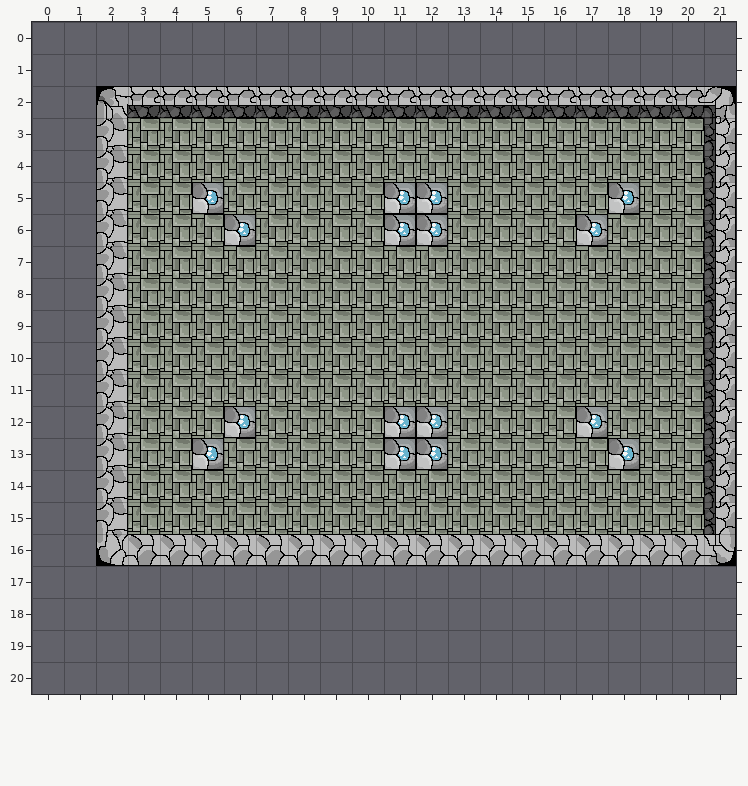
An edit to a level. Tiled map (JSON), assets/maps/BossRoom.json. That is the earlier state.
Cells are 32x32 px. Shown: x 0..21, y 0..20. The old version is drawn lined up with the new one.
And afterwards:
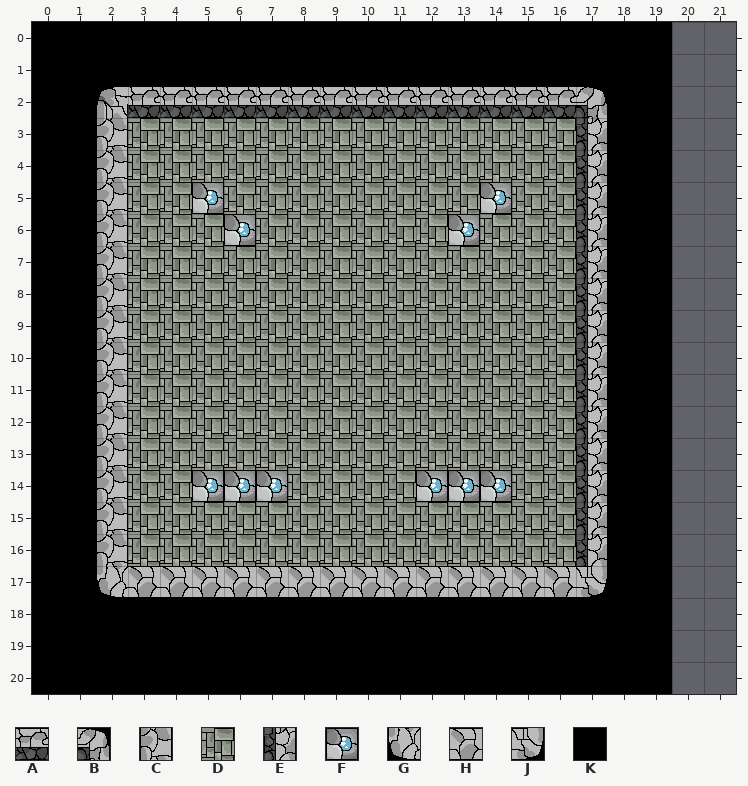
Key: from "Tileset1": A 1, B 2, C 4, D 5, E 6, F 7, G 8, H 9, J 10; from "tileset1": K 3.
_ is an empty cell, # one hidden under a higher layer, . an unchanged one.
Edits made:
map size 20x15 -> 20x21 cells (old content now starts at 2,2; both pictures use the new coordinates)
--- layer "Floor"
@@ x 0..21 @@
- 0 ____________________..
- 1 ____________________..
- 2 __................####
- 3 __................DDD#
- 4 __................DDD#
- 5 __................#DD#
- 6 __................DDD#
- 7 __................DDD#
- 8 __................DDD#
- 9 __................DDD#
-10 __................DDD#
-11 __................DDD#
-12 __................DDD#
-13 __................#DD#
-14 __................DDD#
-15 __................DDD#
-16 __................####
-17 __................__..
-18 ____________________..
-19 ____________________..
-20 ____________________..
+ 0 KKKKKKKKKKKKKKKKKKKK..
+ 1 KKKKKKKKKKKKKKKKKKKK..
+ 2 KK................KK__
+ 3 KK................KK__
+ 4 KK................KK__
+ 5 KK................KK__
+ 6 KK................KK__
+ 7 KK................KK__
+ 8 KK................KK__
+ 9 KK................KK__
+10 KK................KK__
+11 KK................KK__
+12 KK................KK__
+13 KK................KK__
+14 KK................KK__
+15 KK................KK__
+16 KK................KK__
+17 KK................KK..
+18 KKKKKKKKKKKKKKKKKKKK..
+19 KKKKKKKKKKKKKKKKKKKK..
+20 KKKKKKKKKKKKKKKKKKKK..
--- layer "Walls"
@@ x 2..21 @@
- 2 ...............AAAAB
- 3 ..............._...E
- 4 ..............._...E
- 5 .........FF._.._F..E
- 6 .........FF_...F...E
- 7 ..............._...E
- 8 ..............._...E
- 9 ..............._...E
-10 ..............._...E
-11 ..............._...E
-12 ....F....FF....F...E
-13 ...F.....FF...._F..E
-14 ...___....___.._...E
-15 ..............._...E
-16 GHHHHHHHHHHHHHHHHHHJ
-17 ________________....
+ 2 ...............B____
+ 3 ...............E..._
+ 4 ...............E..._
+ 5 .........__.F..E_.._
+ 6 .........__F...E..._
+ 7 ...............E..._
+ 8 ...............E..._
+ 9 ...............E..._
+10 ...............E..._
+11 ...............E..._
+12 ...._....__....E..._
+13 ..._.....__....E_.._
+14 ...FFF....FFF..E..._
+15 ...............E..._
+16 C______________E____
+17 GHHHHHHHHHHHHHHJ....
